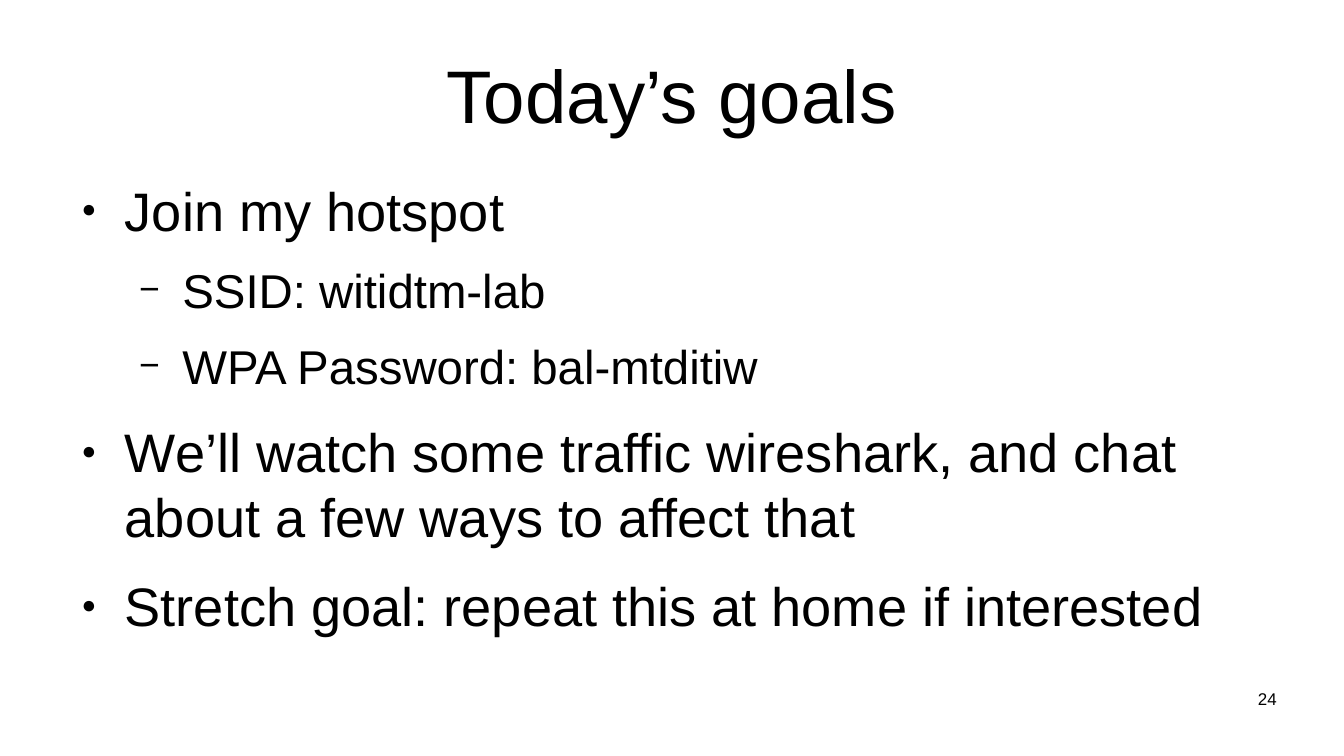
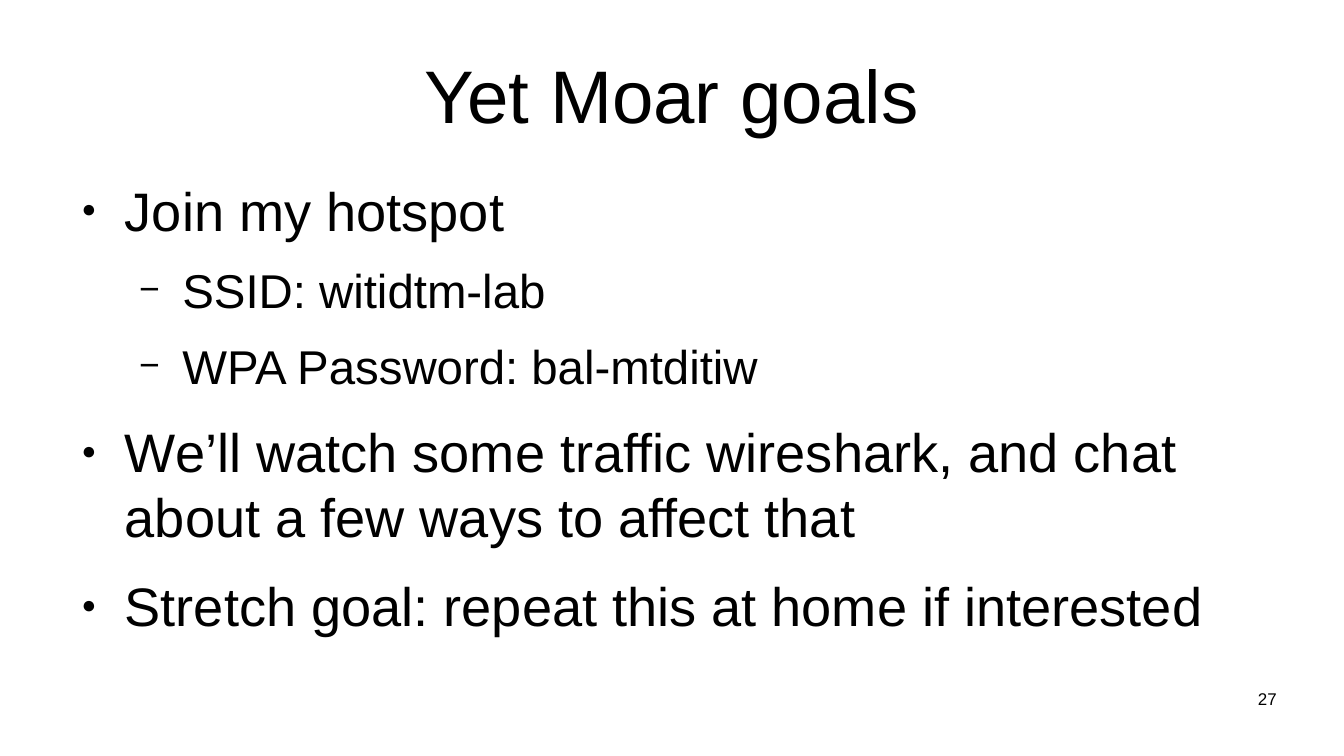
Before and after one commit to sftcd/witidtm, a slide deck: slide 27 of lectures/2022-2023/labs.odp (slide 24 before the commit). Drawn at 1344x756 pixels with LibreOffice and Linux fonts; fonts in the diff are those of the drawing. Boxes give left, top, right and bottom in pixels: in the first picture for what was removed or moved away, otherwise in the second. Text is boxed around its words. In the diff, an @@ line names an element or a change of style, - is before the commit and + after.

```diff
--- a/lectures/2022-2023/labs.odp
+++ b/lectures/2022-2023/labs.odp
@@ title at <box>425,69,918,137</box>: text changed @@
-Today’s goals
+Yet Moar goals
@@ page number at <box>1258,693,1277,705</box>: text changed @@
-24
+27
```
Also in this commit, not shown: 9 other slides changed, 8 slides added, 5 slides removed, 1 other file.
